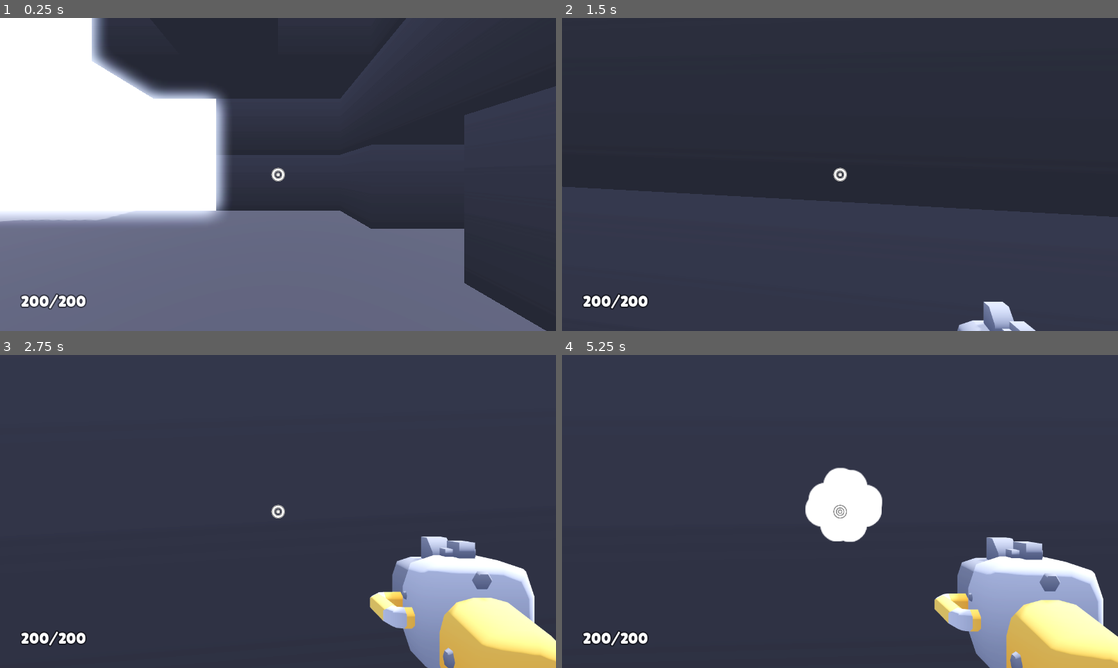
Above: before the commit, frames 1-4 (two rows, left to right).
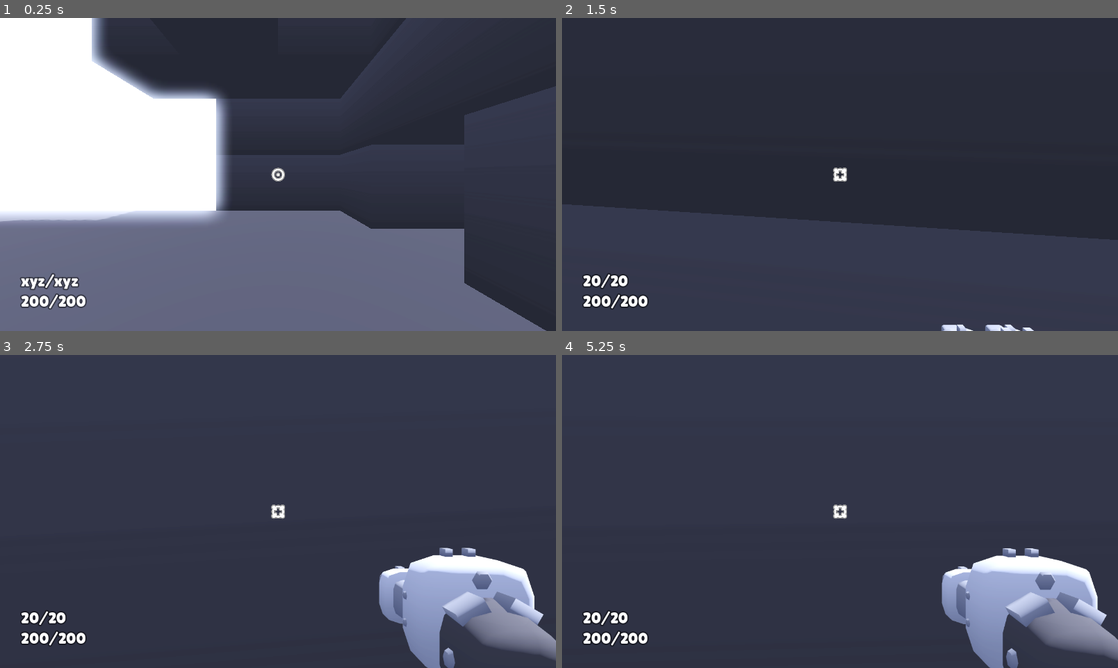
Above: after the commit, the same moments.

Repository: MarlonGamez/fps
Game: Godot game, scene res://scenes/main.tscn
The game is run twice, just before and just after one commit, with the same random seed, the same clock (stepped at 60 frames per second) and the same inputs.
Inputs (mouse positions are in pixels of both pictures, inside the frame that each line leads up to):
- Up to frame 1 (0.25 s): no input
- Up to frame 2 (1.5 s): move the mouse to (867, 174) at 0.52 s; hold W (move_forward) from 0.53 s (still down); click (867, 174) at 0.6 s; tap Space (jump) at 0.77 s; move the mouse to (812, 174) at 1.27 s; tap E (weapon_toggle) at 1.35 s
- Up to frame 3 (2.75 s): keep holding W (move_forward); tap Space (jump) at 1.52 s; move the mouse to (289, 505) at 2.02 s; click (289, 505) at 2.1 s
- Up to frame 4 (5.25 s): keep holding W (move_forward); move the mouse to (834, 517) at 2.77 s; tap E (weapon_toggle) at 2.85, 4.35 s; tap Space (jump) at 3.02, 3.77, 4.52 s; move the mouse to (878, 514) at 3.52 s; click (878, 514) at 3.6 s; move the mouse to (795, 508) at 4.27 s; move the mouse to (845, 511) at 5.02 s; click (845, 511) at 5.1 s

The runs differ from the first frame. In frame 1, 0.3% of the frame differs, in the area x 3-15%, y 81-87%; in frame 2, 7.5%; in frame 3, 6.0%; in frame 4, 8.9%, in the area x 3-100%, y 36-100%.

Commit message:
feat: add ammo and reloading for projectile weapons

Diff:
--- a/components/weapon_component.gd
+++ b/components/weapon_component.gd
@@ -5,8 +5,19 @@
 var curr_weapon: Weapon
 var curr_i: int
 
+signal weapon_changed(magazine_size: int)
+signal fired(remaining_bullets: int)
+signal reloaded(magazine_size: int)
+
+@onready var cooldown_timer = $Cooldown
+@onready var reload_timer = $Reload
+
 func _ready():
 	change_weapon(0)
+	reload_weapon()
+
+func size() -> int:
+	return weapons.size()
 
 func change_weapon(weapon_i: int):
 	if weapons.size() == 0:
@@ -14,6 +25,31 @@
 
 	curr_weapon = weapons[weapon_i]
 	curr_i = weapon_i
+	reload_timer.timeout.connect(_reload_weapon)
+	weapon_changed.emit(curr_weapon.max_shots())
 
-func size() -> int:
-	return weapons.size()
+func fire_weapon(wielder, wielder_head: Vector3, head_aimer: Node3D):
+	if !reload_timer.is_stopped():
+		print("reloading")
+		return # reloading -> don't fire
+	if curr_weapon.needs_reload(): # needs reload -> reload
+		print("needs reload")
+		reload_weapon()
+		return
+	if !cooldown_timer.is_stopped():
+		print("weapon cooldown")
+		return # Cooldown for shooting
+
+	curr_weapon.fire(wielder, wielder_head, head_aimer)
+	fired.emit(curr_weapon.shots_remaining())
+	cooldown_timer.start(curr_weapon.cooldown)
+
+
+func reload_weapon():
+	if !reload_timer.is_stopped(): return # already reloading -> don't reload
+	reload_timer.start(curr_weapon.reload_time)
+
+func _reload_weapon():
+	print("reload callback")
+	curr_weapon.reload()
+	reloaded.emit(curr_weapon.max_shots())
--- a/components/weapon_component.tscn
+++ b/components/weapon_component.tscn
@@ -4,3 +4,9 @@
 
 [node name="Weapon" type="Node3D"]
 script = ExtResource("1_obj44")
+
+[node name="Reload" type="Timer" parent="."]
+one_shot = true
+
+[node name="Cooldown" type="Timer" parent="."]
+one_shot = true
--- a/objects/enemy.gd
+++ b/objects/enemy.gd
@@ -5,7 +5,6 @@
 @onready var raycast = $RayCast
 @onready var muzzle_a = $MuzzleA
 @onready var muzzle_b = $MuzzleB
-@onready var weapon_cooldown = $Timer
 
 # Components
 @onready var weapons: WeaponComponent = $Weapon
@@ -29,7 +28,7 @@
 	raycast.force_raycast_update()
 	if raycast.is_colliding():
 		pass
-		weapons.curr_weapon.fire(self, raycast.position, raycast)
+		weapons.fire_weapon(self, raycast.position, raycast)
 
 
 # Take damage
--- a/objects/player.gd
+++ b/objects/player.gd
@@ -24,7 +24,6 @@
 @onready var muzzle = $Head/Camera/SubViewportContainer/SubViewport/CameraItem/Muzzle
 @onready var container = $Head/Camera/SubViewportContainer/SubViewport/CameraItem/Container
 @onready var sound_footsteps = $SoundFootsteps
-@onready var weapon_cooldown = $Cooldown
 
 @onready var health: HealthComponent = $Health
 @onready var weapons: WeaponComponent = $Weapon
@@ -135,7 +134,7 @@
 # Shooting
 func action_shoot():
 	if Input.is_action_pressed("shoot"):
-		weapons.curr_weapon.fire(self, head.position, camera)
+		weapons.fire_weapon(self, head.position, camera)
 
 # Toggle between available weapons
 func action_weapon_toggle():
--- a/objects/player.tscn
+++ b/objects/player.tscn
@@ -7,6 +7,7 @@
 [ext_resource type="SpriteFrames" uid="uid://dbv3sy5qjatnl" path="res://sprites/burst_animation.tres" id="4_m6ukc"]
 [ext_resource type="AudioStream" uid="uid://cydjn1ct3hps2" path="res://sounds/walking.ogg" id="5_ics1s"]
 [ext_resource type="PackedScene" uid="uid://bqmtrfhmtcd43" path="res://components/weapon_component.tscn" id="5_pg7n0"]
+[ext_resource type="Resource" uid="uid://b7c1s0q7pmdcm" path="res://weapons/ar.tres" id="7_it7kf"]
 [ext_resource type="PackedScene" uid="uid://cmdqaxywvkofp" path="res://components/health_component.tscn" id="8_1ynqb"]
 [ext_resource type="PackedScene" uid="uid://gsxginp1rirh" path="res://components/gravity_component.tscn" id="9_kdit3"]
 [ext_resource type="PackedScene" uid="uid://wtvmplhayrom" path="res://components/movement_component.tscn" id="11_papk8"]
@@ -38,7 +39,7 @@
 shape = SubResource("CapsuleShape3D_kcmai")
 
 [node name="Weapon" parent="." instance=ExtResource("5_pg7n0")]
-weapons = Array[Resource("res://scripts/weapon.gd")]([ExtResource("3_kr4p8")])
+weapons = Array[Resource("res://scripts/weapon.gd")]([ExtResource("3_kr4p8"), ExtResource("7_it7kf")])
 
 [node name="Collider" type="CollisionShape3D" parent="."]
 transform = Transform3D(1, 0, 0, 0, 1, 0, 0, 0, 1, 0, 0.55, 0)
@@ -97,8 +98,5 @@
 volume_db = -5.0
 autoplay = true
 
-[node name="Cooldown" type="Timer" parent="."]
-one_shot = true
-
 [node name="Gravity" parent="." instance=ExtResource("9_kdit3")]
 GRAVITY = 20.0
--- a/scenes/main.tscn
+++ b/scenes/main.tscn
@@ -57,6 +57,17 @@
 label_settings = SubResource("LabelSettings_fpmwk")
 vertical_alignment = 2
 
+[node name="Ammo" type="Label" parent="HUD"]
+offset_left = 48.0
+offset_top = 580.0
+offset_right = 138.0
+offset_bottom = 625.0
+size_flags_horizontal = 0
+size_flags_vertical = 8
+text = "xyz/xyz"
+label_settings = SubResource("LabelSettings_fpmwk")
+vertical_alignment = 2
+
 [node name="Enemies" type="Node" parent="."]
 
 [node name="enemy-flying" parent="Enemies" node_paths=PackedStringArray("player") instance=ExtResource("8_7ty2f")]
--- a/scripts/hud.gd
+++ b/scripts/hud.gd
@@ -5,6 +5,14 @@
 func _ready():
 	$Health.text = "%s/%s" % [player.health.health, player.health.MAX_HEALTH]
 	player.health.updated.connect(_on_health_updated)
+	player.weapons.reloaded.connect(_on_bullets_updated)
+	player.weapons.weapon_changed.connect(_on_bullets_updated)
+	player.weapons.fired.connect(_on_bullets_updated)
+
+
 
 func _on_health_updated(health):
 	$Health.text = "%s/%s" % [player.health.health, player.health.MAX_HEALTH]
+
+func _on_bullets_updated(bullets):
+	$Ammo.text = "%s/%s" % [bullets, player.weapons.curr_weapon.max_shots()]
--- a/scripts/weapon.gd
+++ b/scripts/weapon.gd
@@ -1,8 +1,24 @@
 extends Resource
 class_name Weapon
+
+@export_range(0, 1) var cooldown: float = 0.1  # Firerate
+@export_range(0, 100) var damage: float = 25  # Damage per hit
+@export_range(0, 50) var knockback: int = 20  # Amount of knockback
+
+func needs_reload() -> bool:
+    return false
+
+func shots_remaining() -> int:
+    return 1
+
+func max_shots() -> int:
+    return 1
 
 func charge():
     pass
 
 func fire(_wielder, _wielder_head: Vector3, _head_aimer: Node3D):
     pass
+
+func reload():
+    pass
--- a/scripts/weapon/melee_weapon.gd
+++ b/scripts/weapon/melee_weapon.gd
@@ -7,9 +7,6 @@
 @export var rotation: Vector3  # On-screen rotation
 
 @export_subgroup("Properties")
-@export_range(0, 1) var cooldown: float = 0.1  # Firerate
-@export_range(0, 100) var damage: float = 25  # Damage per hit
-@export_range(0, 50) var knockback: int = 20  # Amount of knockback
 @export var hitboxes: Array[MeleeHitbox]
 
 @export_range(1, 50) var bullet_speed: float = 1.0 # Speed of fired bullet
@@ -25,9 +22,6 @@
 var hitbox_res = load("res://objects/hitbox.tscn")
 
 func fire(wielder, _head_pos: Vector3, head_aimer: Node3D):
-	if !wielder.weapon_cooldown.is_stopped(): return
-	wielder.weapon_cooldown.start(cooldown)
-
 	var hitbox_inst = hitbox_res.instantiate()
 	hitbox_inst.damage = damage
 	hitbox_inst.lifetime = 10
--- a/scripts/weapon/projectile_weapon.gd
+++ b/scripts/weapon/projectile_weapon.gd
@@ -8,12 +8,11 @@
 @export var muzzle_position: Vector3  # On-screen position of muzzle flash
 
 @export_subgroup("Properties")
-@export_range(0, 1) var cooldown: float = 0.1  # Firerate
 @export_range(1, 20) var max_distance: int = 10  # Fire distance
-@export_range(0, 100) var damage: float = 25  # Damage per hit
 @export_range(0, 5) var spread: float = 0  # Spread of each shot
 @export_range(1, 5) var shot_count: int = 1  # Amount of shots
-@export_range(0, 50) var knockback: int = 20  # Amount of knockback
+@export_range(0, 500) var magazine_size: int = 20
+@export_range(0, 10) var reload_time: float = 1.0
 
 @export_range(1, 50) var bullet_speed: float = 1.0 # Speed of fired bullet
 @export_range(0, 50) var bullet_grav: float = 0.0 # Gravity of the fired bullet
@@ -25,12 +24,21 @@
 @export_subgroup("Crosshair")
 @export var crosshair: Texture2D  # Image of crosshair on-screen
 
+var reloading: bool = false
+var bullets_remaining: int
 var bullet = load("res://objects/bullet.tscn")
 var bullet_inst
 
+func needs_reload() -> bool:
+	return bullets_remaining <= 0
+
+func max_shots() -> int:
+	return magazine_size
+
+func shots_remaining() -> int:
+	return bullets_remaining
+
 func fire(wielder, head_pos: Vector3, head_aimer: Node3D):
-	if !wielder.weapon_cooldown.is_stopped(): return # Cooldown for shooting
-
 	if "camera" in wielder:
 		Audio.play(sound_shoot)
 		wielder.container.position.z += 0.25 # Knockback of weapon visual
@@ -45,9 +53,8 @@
 		wielder.muzzle.scale = Vector3.ONE * randf_range(0.40, 0.75)
 		wielder.muzzle.position = wielder.container.position - muzzle_position
 
-	wielder.weapon_cooldown.start(cooldown)
-
 	# Shoot the weapon, amount based on shot count
+	bullets_remaining -= 1
 	for n in shot_count:
 		var target_pos: Vector3 = Vector3(randf_range(-spread, spread), randf_range(-spread, spread), max_distance)
 		bullet_inst = bullet.instantiate()
@@ -60,3 +67,6 @@
 		bullet_inst.damage = damage
 		bullet_inst.spawner_groups = wielder.get_groups()
 		wielder.get_parent().add_child(bullet_inst)
+
+func reload():
+	bullets_remaining = magazine_size
--- /dev/null
+++ b/weapons/ar.tres
@@ -0,0 +1,25 @@
+[gd_resource type="Resource" script_class="ProjectileWeapon" load_steps=4 format=3 uid="uid://b7c1s0q7pmdcm"]
+
+[ext_resource type="Texture2D" uid="uid://ce3lgq7foiusl" path="res://sprites/crosshair-repeater.png" id="1_6rin0"]
+[ext_resource type="Script" path="res://scripts/weapon/projectile_weapon.gd" id="1_df46q"]
+[ext_resource type="PackedScene" uid="uid://dd3oln1ucgqpd" path="res://models/blaster-repeater.glb" id="1_dihj4"]
+
+[resource]
+script = ExtResource("1_df46q")
+model = ExtResource("1_dihj4")
+position = Vector3(0, 0, 0)
+rotation = Vector3(0, 180, 0)
+muzzle_position = Vector3(0.1, -0.4, 1.5)
+max_distance = 20
+spread = 1.0
+shot_count = 1
+magazine_size = 20
+reload_time = 1.0
+bullet_speed = 20.0
+bullet_grav = 0.0
+bullet_lifetime = 1.0
+sound_shoot = "sounds/blaster_repeater.ogg"
+crosshair = ExtResource("1_6rin0")
+cooldown = 0.1
+damage = 10.0
+knockback = 5
--- a/weapons/blaster-repeater.tres
+++ b/weapons/blaster-repeater.tres
@@ -4,3 +4,6 @@
 
 [resource]
 script = ExtResource("1_l1atd")
+cooldown = 0.1
+damage = 25.0
+knockback = 20
--- a/weapons/blaster.tres
+++ b/weapons/blaster.tres
@@ -10,14 +10,16 @@
 position = Vector3(0, 0, 0)
 rotation = Vector3(0, 180, 0)
 muzzle_position = Vector3(0.1, -0.4, 1.5)
-cooldown = 0.75
 max_distance = 10
-damage = 13.0
 spread = 0.5
 shot_count = 5
-knockback = 20
+magazine_size = 5
+reload_time = 1.0
 bullet_speed = 15.0
 bullet_grav = 0.0
 bullet_lifetime = 2.0
 sound_shoot = "sounds/blaster.ogg"
 crosshair = ExtResource("1_t31it")
+cooldown = 0.75
+damage = 13.0
+knockback = 20
--- a/weapons/smg.tres
+++ b/weapons/smg.tres
@@ -4,3 +4,6 @@
 
 [resource]
 script = ExtResource("2_ukn8t")
+cooldown = 0.1
+damage = 25.0
+knockback = 20
Not shown: 1 places in objects/player.tscn that only renumber resources
